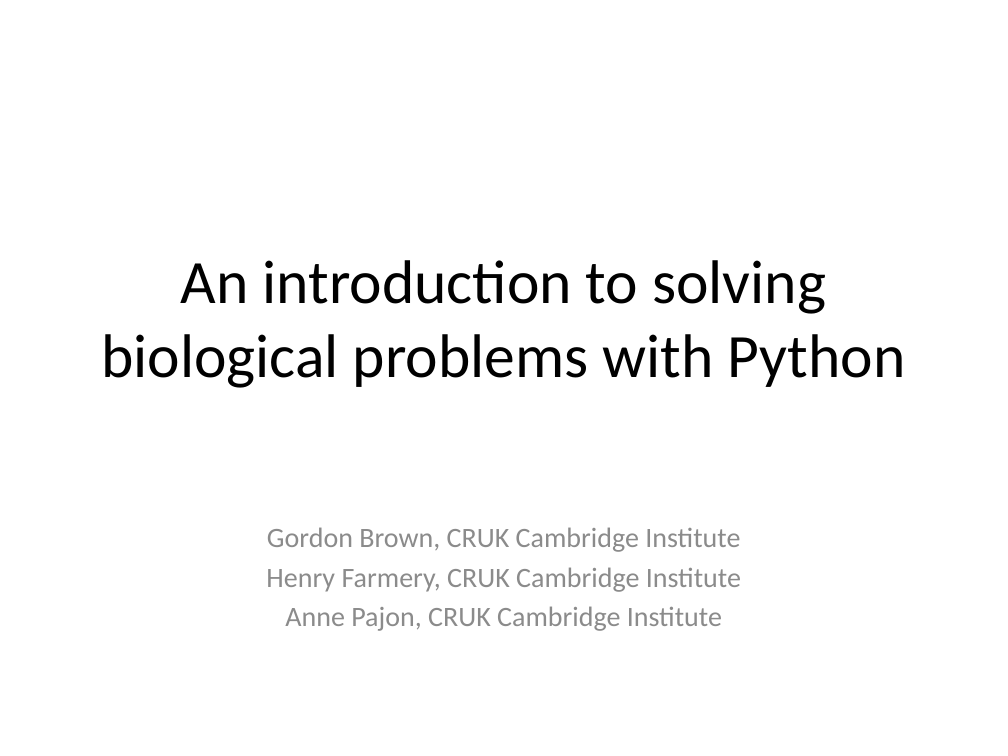
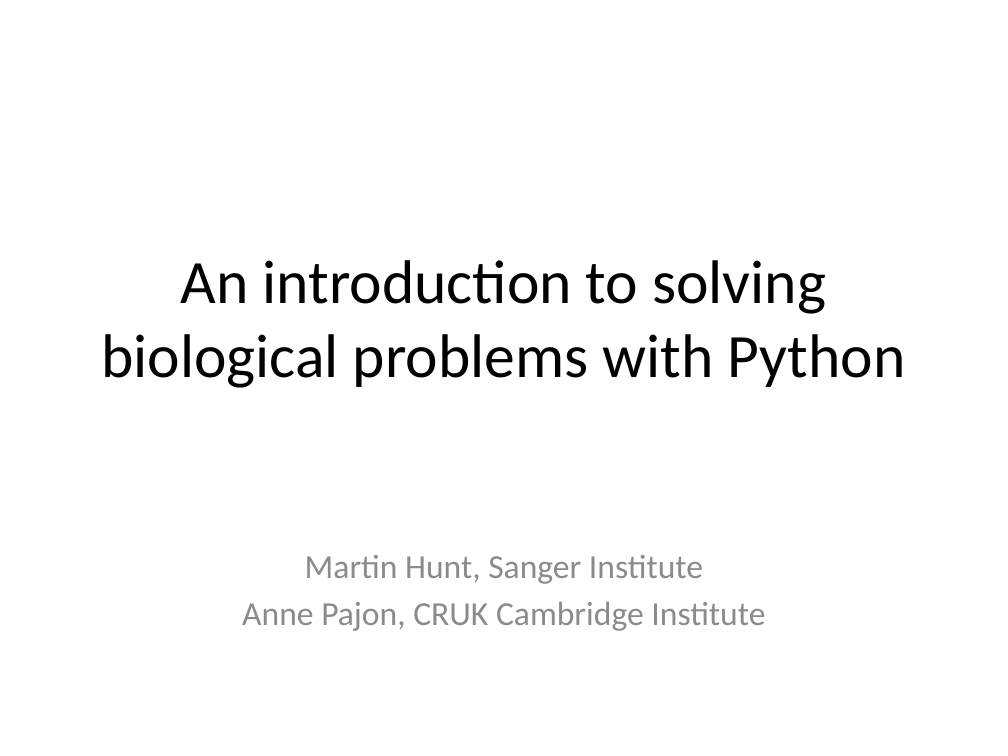
Before and after one commit to pycam/python-basic, a slide deck: slide 1 of course_intro.pptx. Drawn at 1008x756 pixels with LibreOffice and Linux fonts; fonts in the diff are those of the drawing. Boxes give left, top, right and bottom in pixels: in the first picture for what was removed or moved away, otherwise in the second. Text is boxed around its words. In the diff, an @@ line names an element or a change of style, - is before the commit and + after.

Commit message:
update presenters for this week training

```diff
--- a/course_intro.pptx
+++ b/course_intro.pptx
@@ subtitle at (305,555,703,584): text changed; size 20 to 24 pt @@
-Gordon Brown, CRUK Cambridge Institute
-Henry Farmery, CRUK Cambridge Institute
+Martin Hunt, Sanger Institute
@@ subtitle at (242,601,765,631): size 20 to 24 pt in "Anne Pajon, CRUK Cambridge Institute" @@
```
